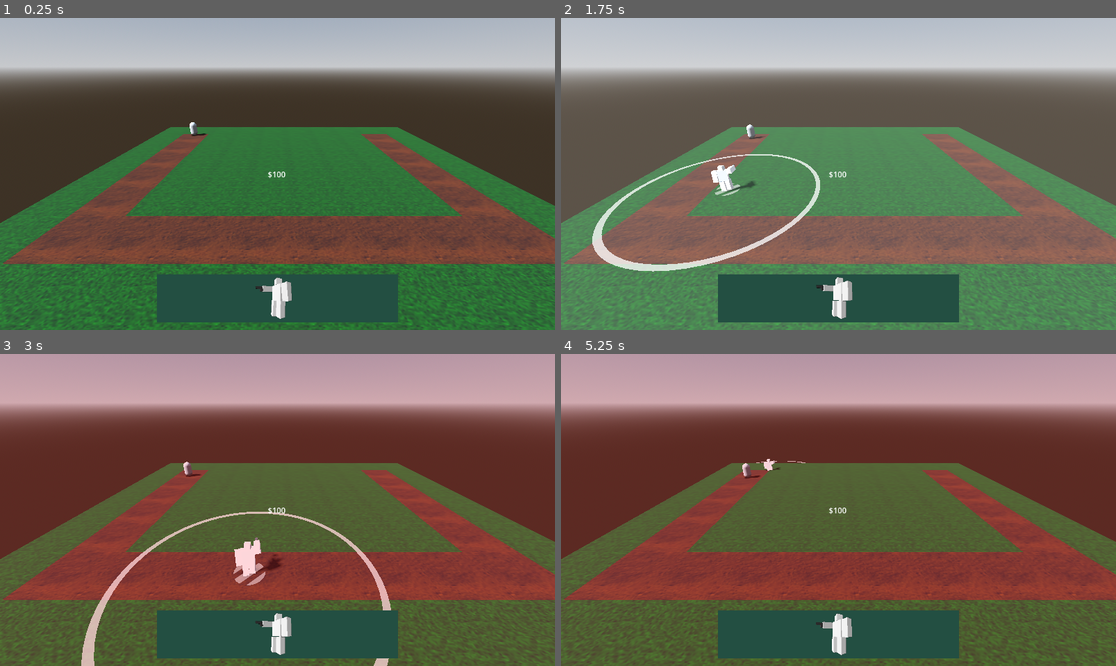
Above: before the commit, frames 1-4 (two rows, left to right).
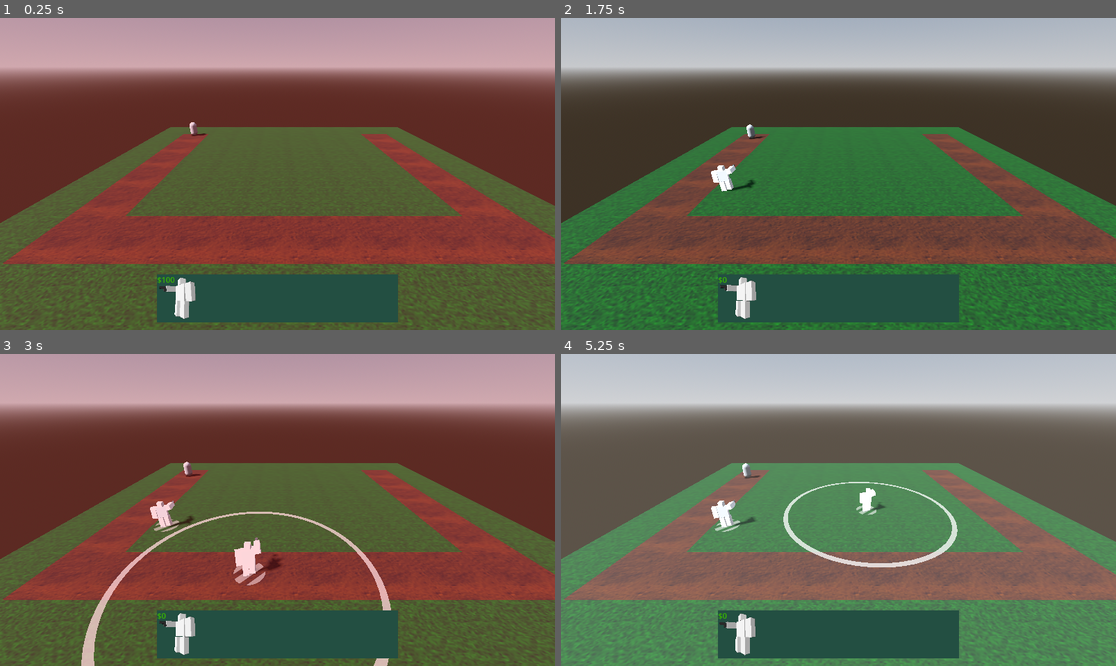
Above: after the commit, the same moments.

Repository: SirRight12/Godot-Tower-Defense
Game: Godot game, scene res://main.tscn
Same seed, same stepped clock (60 frames per second), same inputs: the game is played once before the commit and once after it.
Inputs (mouse positions are in pixels of both pictures, inside the frame that each line leads up to):
- Up to frame 1 (0.25 s): no input
- Up to frame 2 (1.75 s): move the mouse to (960, 158) at 0.52 s; click (960, 158) at 0.6 s; move the mouse to (727, 189) at 1.27 s; tap 1 (select1) at 1.35 s; click (727, 189) at 1.42 s
- Up to frame 3 (3 s): move the mouse to (333, 441) at 2.02 s; tap 2 (select2) at 2.1 s; click (333, 441) at 2.17 s; move the mouse to (249, 572) at 2.77 s; tap 3 (select3) at 2.85 s; click (249, 572) at 2.92 s
- Up to frame 4 (5.25 s): move the mouse to (1005, 556) at 3.52 s; tap 4 (select4) at 3.6 s; click (1005, 556) at 3.67 s; move the mouse to (672, 463) at 4.27 s; tap 5 (select5) at 4.35 s; click (672, 463) at 4.42 s; move the mouse to (866, 510) at 5.02 s; click (866, 510) at 5.1 s

The runs differ from the first frame. In frame 1, 79% of the frame differs, in the area x 0-100%, y 0-100%; in frame 2, 75%; in frame 3, 1.2%; in frame 4, 94%.

Commit message:
transfer

Diff:
--- a/camera_filter.tscn
+++ b/camera_filter.tscn
@@ -10,8 +10,7 @@
 mouse_filter = 2
 
 [node name="Filter" type="ColorRect" parent="."]
-visible = false
-layout_mode = 0
+layout_mode = 2
 offset_right = 1152.0
 offset_bottom = 648.0
 mouse_filter = 2
--- /dev/null
+++ b/force_anims.gd
@@ -0,0 +1,6 @@
+extends Node
+
+@export var anim_node:TowerAnimations
+func _ready():
+	if !anim_node: return
+	anim_node.idle()
--- a/game_manager.tscn
+++ b/game_manager.tscn
@@ -18,6 +18,9 @@
 
 [sub_resource type="World3D" id="World3D_ajp6u"]
 environment = SubResource("Environment_v7e1u")
+
+[sub_resource type="LabelSettings" id="LabelSettings_vosub"]
+font_color = Color(0.223529, 0.713726, 0, 1)
 
 [node name="GameManager" type="Node"]
 script = ExtResource("1_er8mo")
@@ -51,33 +54,10 @@
 
 [node name="Control" type="Control" parent="."]
 layout_mode = 3
-anchors_preset = 8
-anchor_left = 0.5
-anchor_top = 0.5
-anchor_right = 0.5
-anchor_bottom = 0.5
-offset_left = -576.0
-offset_top = -324.0
-offset_right = 576.0
-offset_bottom = 324.0
-grow_horizontal = 2
-grow_vertical = 2
-
-[node name="Label" type="Label" parent="Control"]
-layout_mode = 1
-anchors_preset = 8
-anchor_left = 0.5
-anchor_top = 0.5
-anchor_right = 0.5
-anchor_bottom = 0.5
-offset_left = -20.0
-offset_top = -11.5
-offset_right = 20.0
-offset_bottom = 11.5
-grow_horizontal = 2
-grow_vertical = 2
-text = "$100
-"
+anchors_preset = 0
+offset_right = 1152.0
+offset_bottom = 648.0
+mouse_filter = 2
 
 [node name="Control" type="Control" parent="Control"]
 layout_mode = 1
@@ -85,8 +65,12 @@
 anchor_top = 0.898
 anchor_right = 0.5
 anchor_bottom = 0.898
+offset_left = -250.0
+offset_top = -50.0
+offset_right = 250.0
+offset_bottom = 50.0
 grow_horizontal = 2
-grow_vertical = 0
+grow_vertical = 2
 
 [node name="ColorRect" type="ColorRect" parent="Control/Control"]
 layout_mode = 1
@@ -103,15 +87,23 @@
 grow_vertical = 2
 color = Color(0.137255, 0.309804, 0.258824, 1)
 
-[node name="SubViewportContainer" type="SubViewportContainer" parent="Control/Control"]
-layout_mode = 0
+[node name="Control" type="Control" parent="Control/Control"]
+layout_mode = 1
+anchor_left = 0.1
+anchor_top = 0.5
+anchor_right = 0.1
+anchor_bottom = 0.5
+
+[node name="SubViewportContainer" type="SubViewportContainer" parent="Control/Control/Control"]
+layout_mode = 1
+anchors_preset = -1
 offset_left = -50.0
 offset_top = -50.0
 offset_right = 50.0
 offset_bottom = 50.0
 stretch = true
 
-[node name="SubViewport" type="SubViewport" parent="Control/Control/SubViewportContainer"]
+[node name="SubViewport" type="SubViewport" parent="Control/Control/Control/SubViewportContainer"]
 own_world_3d = true
 world_3d = SubResource("World3D_ajp6u")
 transparent_bg = true
@@ -119,4 +111,18 @@
 size = Vector2i(100, 100)
 render_target_update_mode = 4
 
-[node name="Node3D" parent="Control/Control/SubViewportContainer/SubViewport" instance=ExtResource("13_2i8tw")]
+[node name="Node3D" parent="Control/Control/Control/SubViewportContainer/SubViewport" instance=ExtResource("13_2i8tw")]
+
+[node name="Label" type="Label" parent="Control"]
+layout_mode = 1
+anchors_preset = -1
+anchor_left = 0.283
+anchor_top = 0.838
+anchor_right = 0.283
+anchor_bottom = 0.838
+offset_right = 37.0
+grow_horizontal = 0
+grow_vertical = 2
+text = "$100
+"
+label_settings = SubResource("LabelSettings_vosub")
--- a/project.godot
+++ b/project.godot
@@ -10,10 +10,11 @@
 
 [application]
 
-config/name="New Game Project"
+config/name="Samuel Tower Defense"
 run/main_scene="res://main.tscn"
 config/features=PackedStringArray("4.2", "GL Compatibility")
 config/icon="res://icon.svg"
+config/bg_color=Color(0.14, 0.14, 0.14, 1)
 
 [input]
 
--- a/scout_viewport.tscn
+++ b/scout_viewport.tscn
@@ -1,7 +1,8 @@
-[gd_scene load_steps=4 format=3 uid="uid://c8mpj1ian0gp1"]
+[gd_scene load_steps=5 format=3 uid="uid://c8mpj1ian0gp1"]
 
 [ext_resource type="PackedScene" uid="uid://c8re26m6egyhe" path="res://scout_entity.tscn" id="1_0u2wi"]
 [ext_resource type="Script" path="res://scout_viewport_animations.gd" id="2_uwgqf"]
+[ext_resource type="PackedScene" uid="uid://3u60fia4x4mj" path="res://viewport_player.tscn" id="3_xtqkr"]
 
 [sub_resource type="Environment" id="Environment_175ek"]
 
@@ -20,4 +21,7 @@
 transform = Transform3D(-0.430511, 0, 0.902585, 0, 1, 0, -0.902585, 0, -0.430511, 0, -0.091, -0.212)
 script = ExtResource("2_uwgqf")
 
+[node name="ViewportPlayer" parent="." node_paths=PackedStringArray("anim_node") instance=ExtResource("3_xtqkr")]
+anim_node = NodePath("../Entity")
+
 [editable path="Entity"]
--- /dev/null
+++ b/viewport_player.tscn
@@ -0,0 +1,6 @@
+[gd_scene load_steps=2 format=3 uid="uid://3u60fia4x4mj"]
+
+[ext_resource type="Script" path="res://force_anims.gd" id="1_ohfdj"]
+
+[node name="ViewportPlayer" type="Node"]
+script = ExtResource("1_ohfdj")
Not shown: 1 places in game_manager.tscn that only renumber resources
Not shown: 4 places in tileset.tres that only renumber resources
